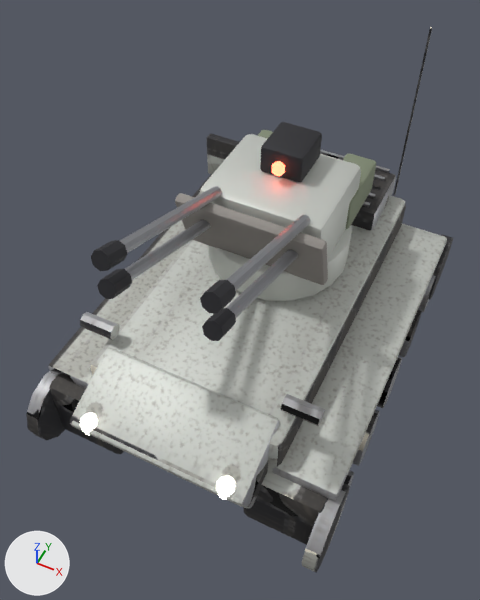
The glTF model models/units/aa.glb as it was, and as the next commit left it.
Before and after are seen from a 50 mm camera at (1.96, -4.53, 6.46) aimed at (-0.06, -0.5, 1.41). The axes (+X, +Y, +Z) are drawn at lower left. The lights are the same throughout. The picture after the commit comes second. Where no turn or scale is listed for an object, it has been applied to the vertices. Vertices at exactly the same position are counted once.

Names of what the first picture shows: 'Barrel', 'Hull', 'Turret'.
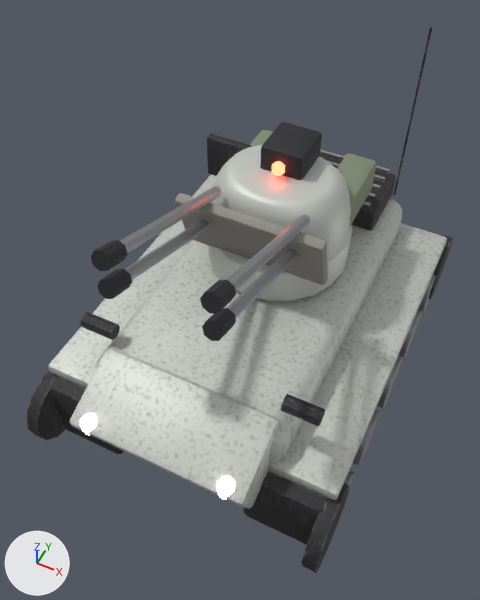
Location of each change, [x1, y1, x2, y2] in pixels of the pictures (480 x 600 px):
part 1 of me_cube, rebuilt: before [90, 196, 406, 473]; after [96, 199, 402, 464]
part 2 of me_cube, surface changed: [26, 27, 445, 573] in both
part 3 of me_cylinder_017, rebuilt (13% narrower, 8% shorter): before [199, 134, 361, 260]; after [210, 145, 351, 261]

Edits to the bpy script that builds the scene:
```text
Change me_cube:
    used by ob_hull; location = (-1.1, 0.0, 0.47)
    remove me_cube.from_pydata(...)  # 972 vertices, 1816 faces; spans x -0.5..2.7, y -2.36..2.3, z -0.44..3.03
    add me_cube.from_pydata(...)  # 1068 vertices, 2008 faces; spans x -0.5..2.7, y -2.36..2.3, z -0.44..3.03
    me_cube part 1: the loose piece of 56 vertices spanning x 0.1..2.1, y -1.85..1.85, z 0.12..0.92 is rebuilt with 152 vertices and now spans x 0.1..2.1, y -1.85..1.85, z 0.12..0.92
    me_cube part 2: 1502 kept faces spanning x -0.5..2.7, y -2.36..2.3, z -0.44..3.03 get new texture (UV) coordinates
Change me_cylinder_017:
    used by ob_turret; location = (0.0, 0.3, 1.7)
    remove me_cylinder_017.from_pydata(...)  # 434 vertices, 840 faces; spans x -0.75..0.75, y -0.8..1.0, z -0.25..1.05
    add me_cylinder_017.from_pydata(...)  # 658 vertices, 1288 faces; spans x -0.75..0.75, y -0.8..1.0, z -0.25..1.05
    me_cylinder_017 part 3: the loose piece of 56 vertices spanning x -0.65..0.65, y -0.55..0.55, z 0.05..0.75 is rebuilt with 280 vertices and now spans x -0.72..0.72, y -0.62..0.6, z 0.08..0.8
```
